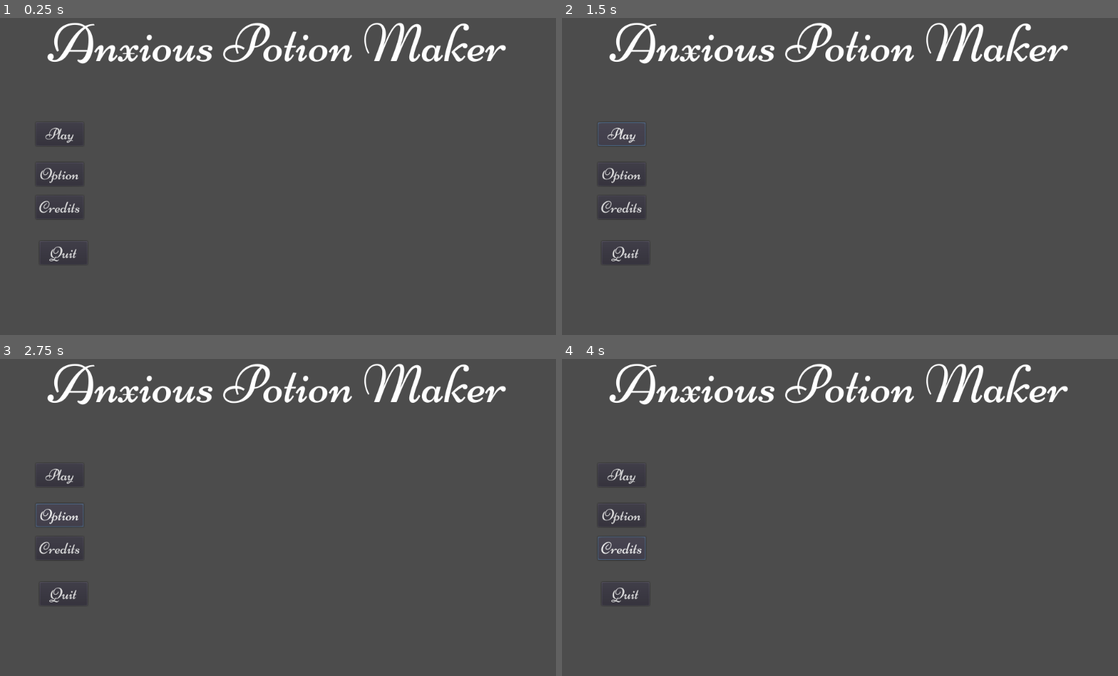
Above: before the commit, frames 1-4 (two rows, left to right).
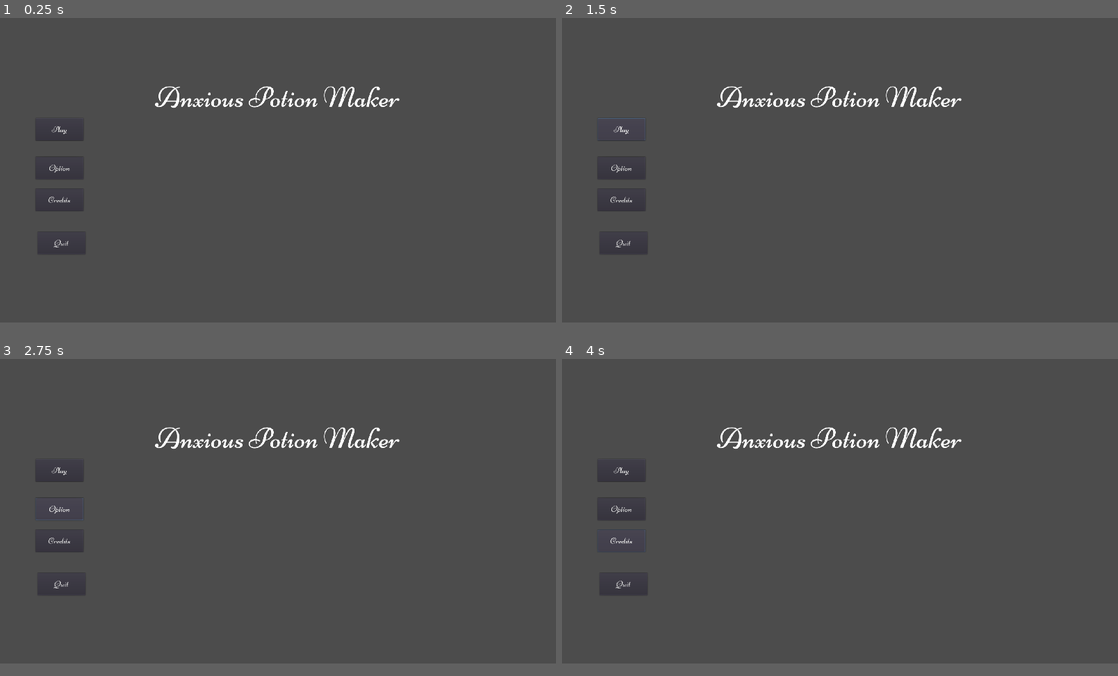
Above: after the commit, the same moments.

Repository: Raphahel/CozyFallJam
Game: Godot game, scene res://Scenes/MainMenu.tscn
The game is run twice, just before and just after one commit, with the same random seed, the same clock (stepped at 60 frames per second) and the same inputs. The project has no main scene, so this scene is started directly.
Inputs:
- Up to frame 1 (0.25 s): no input
- Up to frame 2 (1.5 s): click "Play" at 0.5 s; click "Play" at 1.25 s
- Up to frame 3 (2.75 s): click "Option" at 2 s
- Up to frame 4 (4 s): click "Credits" at 2.75 s; hold Right (move_right) from 3.53 s (still down)
In our replay, the window is 800x468 before the commit and 800x450 after it. These sizes can differ from the game's own. Grey fills any space a smaller window leaves; there, only what the larger window draws over its background counts as a difference.

The runs differ from the first frame. In frame 1, 4.0% of the frame differs, in the area x 7-91%, y 1-77%; in frame 2, 4.0%; in frame 3, 4.0%, in the area x 6-91%, y 1-77%; in frame 4, 4.0%.

Commit message:
update to display

Diff:
--- a/project.godot
+++ b/project.godot
@@ -11,6 +11,14 @@
 [application]
 
 config/name="FallJam"
+
+[display]
+
+window/size/width=1920
+window/size/height=1080
+window/size/resizable=false
+window/stretch/mode="viewport"
+window/stretch/aspect="keep"
 
 [gui]
 
@@ -42,6 +50,11 @@
 , Object(InputEventKey,"resource_local_to_scene":false,"resource_name":"","device":0,"alt":false,"shift":false,"control":false,"meta":false,"command":false,"pressed":false,"scancode":0,"physical_scancode":68,"unicode":0,"echo":false,"script":null)
  ]
 }
+left_click={
+"deadzone": 0.5,
+"events": [ Object(InputEventMouseButton,"resource_local_to_scene":false,"resource_name":"","device":0,"alt":false,"shift":false,"control":false,"meta":false,"command":false,"button_mask":0,"position":Vector2( 0, 0 ),"global_position":Vector2( 0, 0 ),"factor":1.0,"button_index":1,"pressed":false,"doubleclick":false,"script":null)
+ ]
+}
 
 [physics]
 
